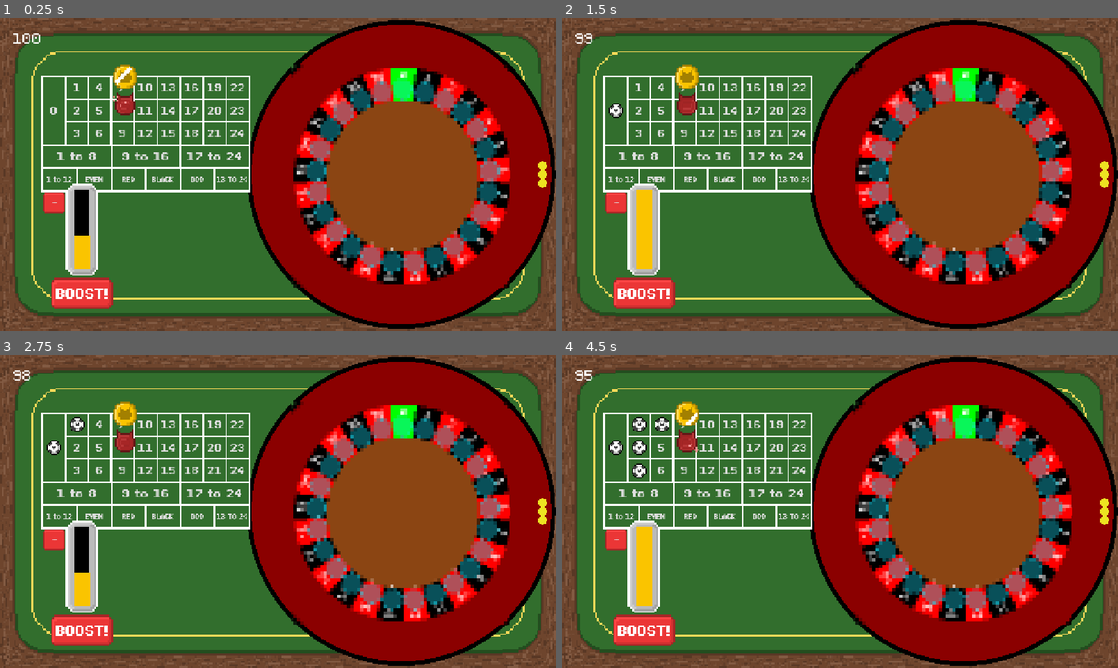
Above: before the commit, frames 1-4 (two rows, left to right).
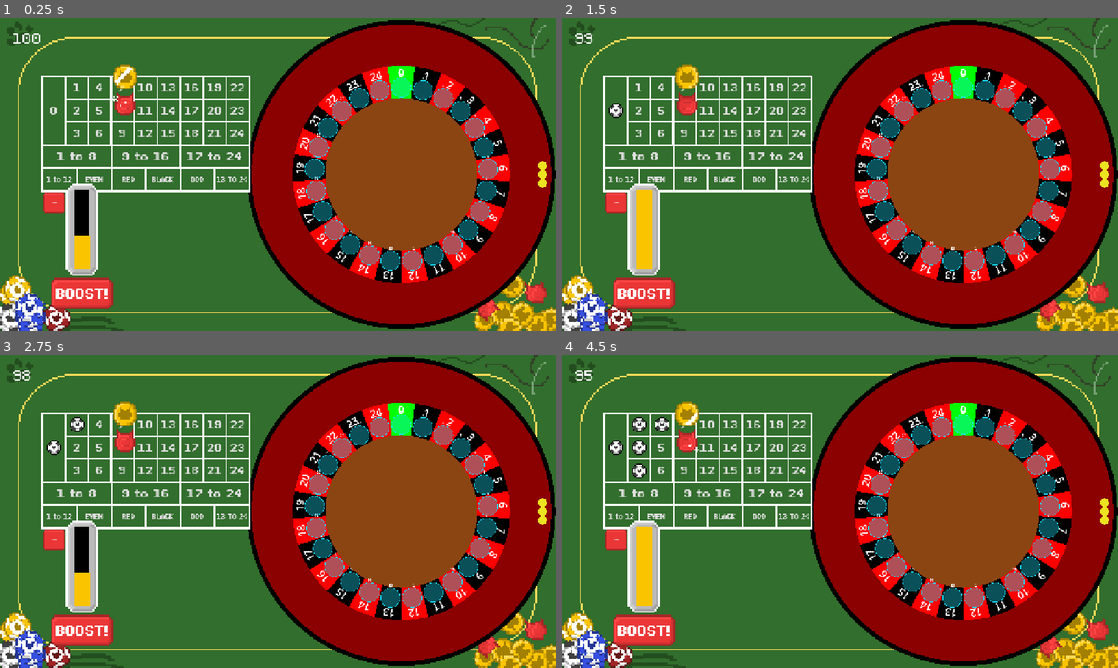
Above: after the commit, the same moments.

Repository: DuneRanger/Very-Serious-GameJam-2026
Game: Godot game, scene res://scenes/game/game_scene/game_scene.tscn
Same seed, same stepped clock (60 frames per second), same inputs: the game is played once before the commit and once after it. Sound files missing from this copy of the repository are replaced by a short silence.
Inputs:
- Up to frame 1 (0.25 s): no input
- Up to frame 2 (1.5 s): click "+" at 0.5 s; click "0" at 1.25 s
- Up to frame 3 (2.75 s): click "1" at 2 s
- Up to frame 4 (4.5 s): click "2" at 2.75 s; click "3" at 3.5 s; click "4" at 4.25 s

The runs differ from the first frame. In frame 1, 23% of the frame differs, in the area x 0-100%, y 0-100%; in frame 2, 23%; in frame 3, 23%; in frame 4, 23%.

Commit message:
Updated textures
updated money,ruby and table textures

Diff:
--- a/scenes/game/UI_elements/animated_sprites/money_animated_sprite.tscn
+++ b/scenes/game/UI_elements/animated_sprites/money_animated_sprite.tscn
@@ -30,6 +30,10 @@
 atlas = ExtResource("1_dl1jo")
 region = Rect2(96, 0, 16, 16)
 
+[sub_resource type="AtlasTexture" id="AtlasTexture_dl1jo"]
+atlas = ExtResource("1_dl1jo")
+region = Rect2(112, 0, 16, 16)
+
 [sub_resource type="SpriteFrames" id="SpriteFrames_nhkxa"]
 animations = [{
 "frames": [{
@@ -55,7 +59,7 @@
 "texture": SubResource("AtlasTexture_xsmfr")
 }, {
 "duration": 20.0,
-"texture": SubResource("AtlasTexture_hais7")
+"texture": SubResource("AtlasTexture_dl1jo")
 }, {
 "duration": 1.0,
 "texture": SubResource("AtlasTexture_xsmfr")
--- a/scenes/game/game_scene/game_scene.tscn
+++ b/scenes/game/game_scene/game_scene.tscn
@@ -1,6 +1,7 @@
 [gd_scene format=3 uid="uid://03e3sabpwkkf"]
 
 [ext_resource type="Script" uid="uid://rc270gjhg8lu" path="res://scenes/game/game_scene/game_scene.gd" id="1_ljoy4"]
+[ext_resource type="Texture2D" uid="uid://oyywqlbugqpj" path="res://assets/textures/Table2.png" id="2_7tgh3"]
 [ext_resource type="PackedScene" uid="uid://7jo8gxcpa6u" path="res://scenes/game/game_scene/roulette/roulette.tscn" id="2_wftn3"]
 [ext_resource type="Texture2D" uid="uid://dujcu840o5f5l" path="res://assets/textures/Table.png" id="3_dkmwb"]
 [ext_resource type="FontFile" uid="uid://7paxof88brjl" path="res://assets/fonts/PixeloidMono.otf" id="3_qny2l"]
@@ -14,7 +15,7 @@
 
 [sub_resource type="ShaderMaterial" id="ShaderMaterial_hdcdy"]
 shader = ExtResource("10_1xuq5")
-shader_parameter/pixel_size = 3.0
+shader_parameter/pixel_size = 1.0
 
 [sub_resource type="LabelSettings" id="LabelSettings_qny2l"]
 font = ExtResource("3_qny2l")
@@ -29,7 +30,7 @@
 
 [node name="Table2" type="Sprite2D" parent="Table" unique_id=91874108]
 scale = Vector2(4, 4)
-texture = ExtResource("3_dkmwb")
+texture = ExtResource("2_7tgh3")
 
 [node name="ColorRect" type="ColorRect" parent="Table" unique_id=466862379]
 visible = false
@@ -50,6 +51,7 @@
 texture = ExtResource("3_dkmwb")
 
 [node name="pixelate" type="ColorRect" parent="Table/Roulette/PixerShaderLayer" unique_id=566398761]
+visible = false
 light_mask = 0
 texture_filter = 1
 material = SubResource("ShaderMaterial_hdcdy")
@@ -76,14 +78,6 @@
 [node name="ErrorMessage" parent="Table" unique_id=371495968 instance=ExtResource("8_dkmwb")]
 position = Vector2(0, -360)
 
-[node name="Test" type="Node" parent="." unique_id=1695512338]
-
-[node name="MoneyAnimatedSprite" parent="Test" unique_id=1016875789 instance=ExtResource("11_hdcdy")]
-position = Vector2(-352, -224)
-
-[node name="RubyAnimatedSprite" parent="Test" unique_id=701930484 instance=ExtResource("10_7tgh3")]
-position = Vector2(-352, -160)
-
 [node name="TestLabel" type="Label" parent="Table" unique_id=1877186703]
 offset_left = -609.0
 offset_top = -333.0
@@ -93,6 +87,14 @@
 theme_override_font_sizes/font_size = 16
 label_settings = SubResource("LabelSettings_qny2l")
 
+[node name="Test" type="Node" parent="." unique_id=1695512338]
+
+[node name="MoneyAnimatedSprite" parent="Test" unique_id=1016875789 instance=ExtResource("11_hdcdy")]
+position = Vector2(-352, -224)
+
+[node name="RubyAnimatedSprite" parent="Test" unique_id=701930484 instance=ExtResource("10_7tgh3")]
+position = Vector2(-352, -160)
+
 [node name="ChipBlack" type="Sprite2D" parent="." unique_id=2140071562]
 visible = false
 position = Vector2(516, -268)
Binary file added: assets/textures/Table2.png
Not shown, added: assets/textures/Table2.png.import
Binary file changed: assets/textures/money and rubies/money_sprite_sheet.png
Binary file changed: assets/textures/money and rubies/ruby_sprite_sheet.png
